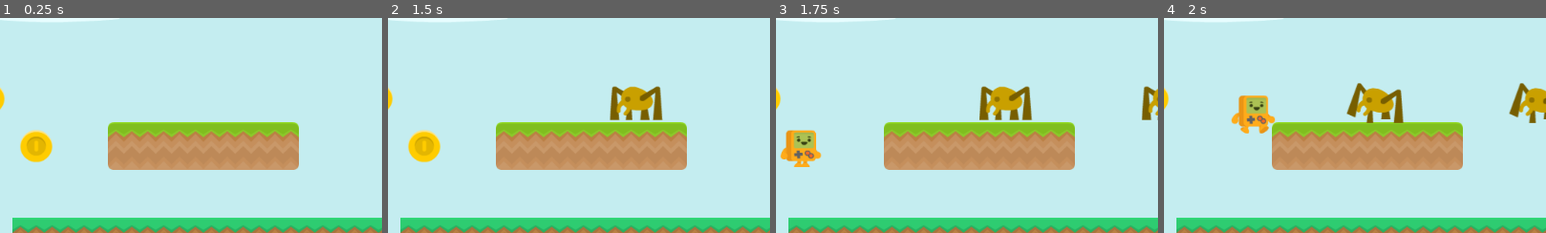
Above: before the commit, frames 1-4 (left to right).
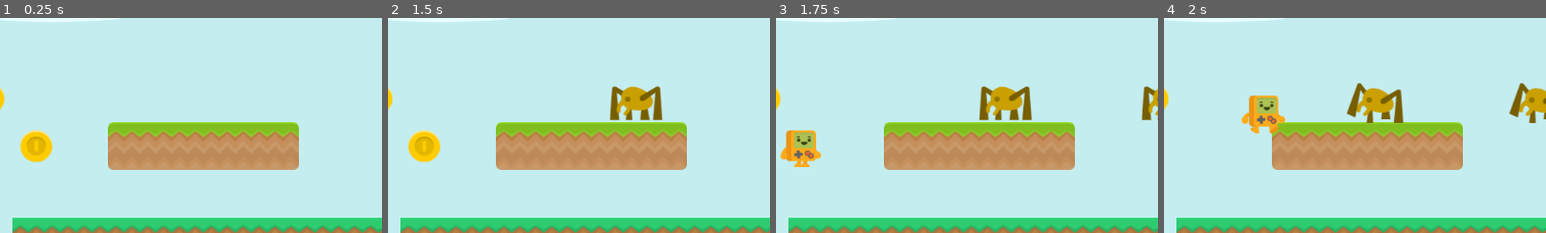
Above: after the commit, the same moments.

Repository: vivisuke/GDAction
Game: Godot game, scene res://MainScene.tscn
Two runs of this game, one before a commit and one after it. Both use one fixed random seed, a clock stepped at 60 frames per second and the inputs below.
Inputs (mouse positions are % of the whole screen's width and height, from its top left):
- Up to frame 1 (0.25 s): no input
- Up to frame 2 (1.5 s): tap Enter at 0.5 s; move the mouse to (72, 45) at 0.52 s; hold Right (ui_right) from 0.53 s (still down); click (72, 45) at 0.67 s; tap Up (ui_up) at 0.77 s; move the mouse to (30, 55) at 1.27 s
- Up to frame 3 (1.75 s): keep holding Right (ui_right); tap Up (ui_up) at 1.52 s
- Up to frame 4 (2 s): keep holding Right (ui_right)
The pictures show only the part of the screen within x 36-86%, y 42-92%; the shares and areas given below are measured in that part.

Frames 1-3 are identical in both runs. In frame 4, 1.5% of the frame differs, in the area x 17-32%, y 36-54%.

Commit message:
0025 ◎ C 08/27 09/01 0.001│ToDo│ワンウェイコリジョンのタイル追加

Diff:
--- a/GDAction/MainScene.tscn
+++ b/GDAction/MainScene.tscn
@@ -143,11 +143,11 @@
 4/shape_offset = Vector2( 0, 0 )
 4/shape_transform = Transform2D( 1, 0, 0, 1, 0, 0 )
 4/shape = SubResource( 10 )
-4/shape_one_way = false
+4/shape_one_way = true
 4/shape_one_way_margin = 1.0
 4/shapes = [ {
 "autotile_coord": Vector2( 0, 0 ),
-"one_way": false,
+"one_way": true,
 "one_way_margin": 1.0,
 "shape": SubResource( 10 ),
 "shape_transform": Transform2D( 1, 0, 0, 1, 0, 0 )
@@ -164,11 +164,11 @@
 5/shape_offset = Vector2( 0, 0 )
 5/shape_transform = Transform2D( 1, 0, 0, 1, 0, 0 )
 5/shape = SubResource( 11 )
-5/shape_one_way = false
+5/shape_one_way = true
 5/shape_one_way_margin = 1.0
 5/shapes = [ {
 "autotile_coord": Vector2( 0, 0 ),
-"one_way": false,
+"one_way": true,
 "one_way_margin": 1.0,
 "shape": SubResource( 11 ),
 "shape_transform": Transform2D( 1, 0, 0, 1, 0, 0 )
@@ -185,11 +185,11 @@
 6/shape_offset = Vector2( 0, 0 )
 6/shape_transform = Transform2D( 1, 0, 0, 1, 0, 0 )
 6/shape = SubResource( 12 )
-6/shape_one_way = false
+6/shape_one_way = true
 6/shape_one_way_margin = 1.0
 6/shapes = [ {
 "autotile_coord": Vector2( 0, 0 ),
-"one_way": false,
+"one_way": true,
 "one_way_margin": 1.0,
 "shape": SubResource( 12 ),
 "shape_transform": Transform2D( 1, 0, 0, 1, 0, 0 )
@@ -330,7 +330,6 @@
 [node name="AnimatedSprite" type="AnimatedSprite" parent="Flag"]
 scale = Vector2( 0.5, 0.5 )
 frames = SubResource( 6 )
-frame = 1
 playing = true
 
 [node name="CollisionShape2D" type="CollisionShape2D" parent="Flag"]
Not shown, changed: GDAction.spr
